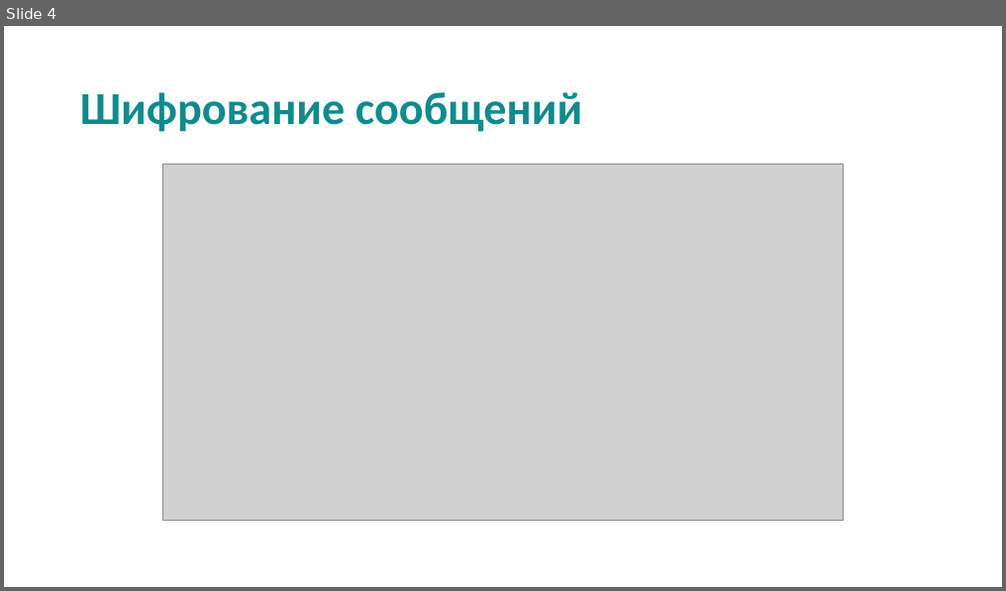
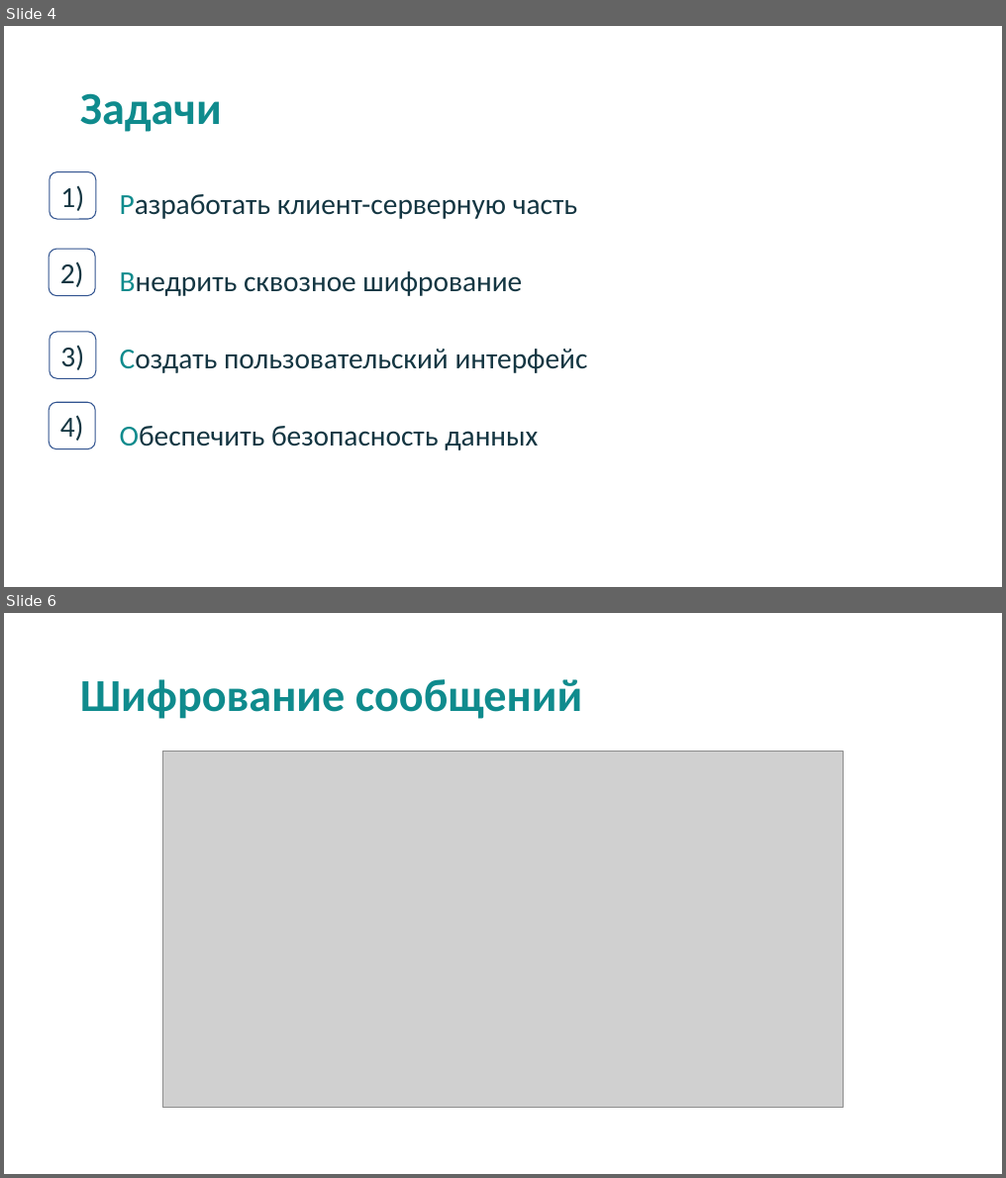
Before and after one commit to Nak1i1/Naki, a slide deck: Мессенджер Naki.pptx. Shown one above the other, each under a label of ours: slide 4 before the commit, slides 4 and 6 after it; the slides between them are not shown. The pictures are 1006x591 and 1006x1178 pixels, drawn with LibreOffice and Linux fonts; fonts in the diff are those of the drawing; grey boxes stand for pictures. Boxes give left, top, right and bottom in pixels: in the first picture for what was removed or moved away, otherwise in the second. Text is boxed around its words. In the diff, an @@ line names an element or a change of style, - is before the commit and + after.

```diff
--- a/Мессенджер Naki.pptx
+++ b/Мессенджер Naki.pptx
@@ slide 4 added at box(4, 26, 1002, 587), background #FFFFFF @@
@@ title added at box(80, 93, 222, 132), 44 pt, text #0F8B8D, bold @@
+Задачи
@@ rounded rectangle added at box(50, 172, 96, 219), fill #FFFFFF, outline #325491 1 pt, 28 pt, text #143642 @@
+1)
@@ text added at box(120, 194, 588, 451), 28 pt, text #143642 @@
+Разработать клиент-серверную часть
+Внедрить сквозное шифрование
+Создать пользовательский интерфейс
+Обеспечить безопасность данных
@@ rounded rectangle added at box(49, 249, 95, 296), fill #FFFFFF, outline #325491 1 pt, 28 pt, text #143642 @@
+2)
@@ rounded rectangle added at box(50, 332, 96, 379), fill #FFFFFF, outline #325491 1 pt, 28 pt, text #143642 @@
+3)
@@ rounded rectangle added at box(49, 402, 95, 450), fill #FFFFFF, outline #325491 1 pt, 28 pt, text #143642 @@
+4)
@@ what was slide 4 is now slide 6 @@
```
Also in this commit, not shown: 6 slides changed, 1 other slide added, 5 other files.
